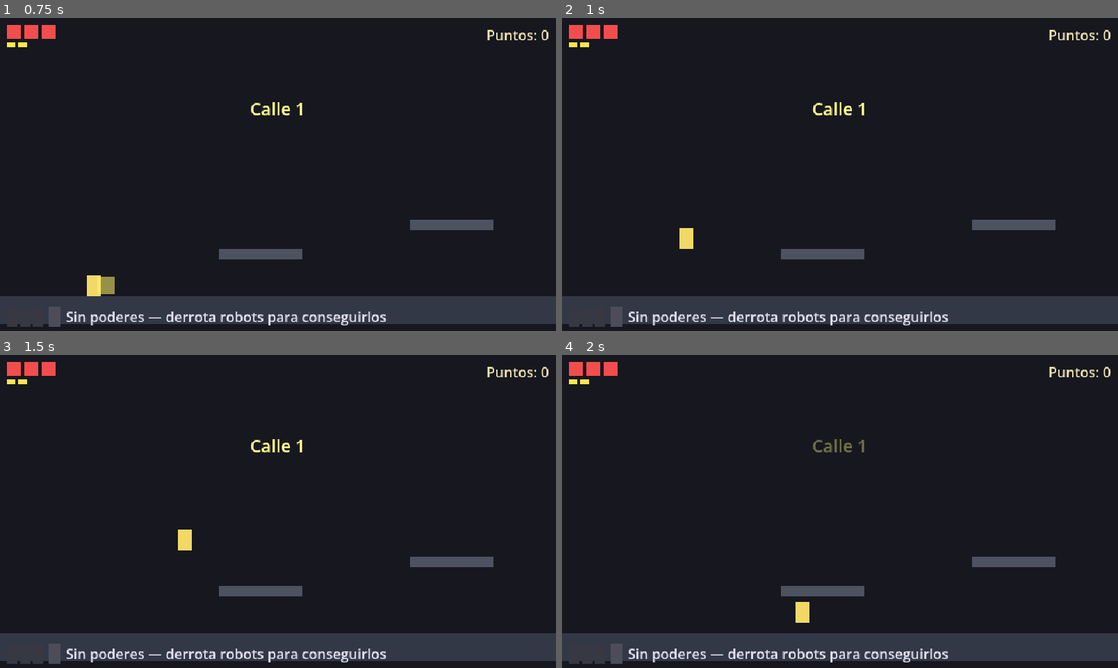
Above: before the commit, frames 1-4 (two rows, left to right).
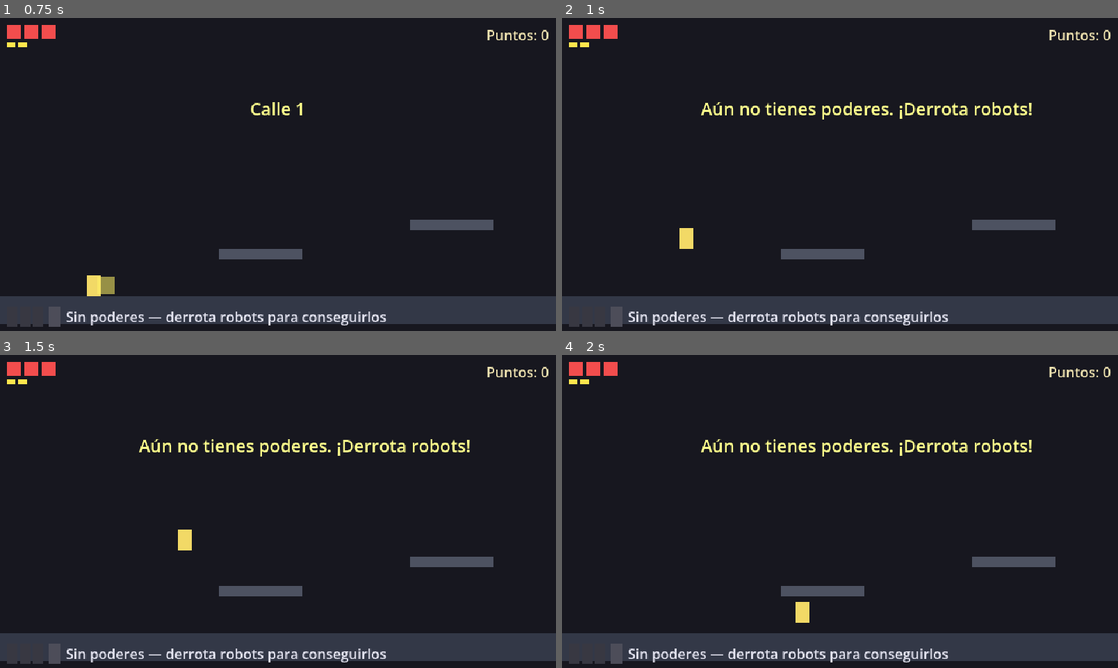
Above: after the commit, the same moments.

Repository: victor-UTR/mundos-de-poder
Game: Godot game, scene res://scenes/Boot.tscn
Two runs of this game, one before a commit and one after it. Both use one fixed random seed, a clock stepped at 60 frames per second and the inputs below.
Inputs:
- Up to frame 1 (0.75 s): tap Enter at 0.5 s; hold D (move_right) from 0.53 s (still down); tap J (attack) at 0.6 s
- Up to frame 2 (1 s): keep holding D (move_right); tap Space (jump) at 0.77 s; tap Tab (cycle_power, bound only after the commit) at 0.8 s
- Up to frame 3 (1.5 s): keep holding D (move_right); tap Space (jump) at 1.07 s; tap Tab (cycle_power, bound only after the commit) at 1.35 s
- Up to frame 4 (2 s): keep holding D (move_right); tap Space (jump) at 1.52, 1.82 s; tap E (interact) at 1.55 s

Frame 1 is identical in both runs. In frame 2, 1.1% of the frame differs, in the area x 25-85%, y 26-33%; in frame 3, 1.1%; in frame 4, 1.1%.

Commit message:
fix: TAB no cambiaba de poder, estaba mapeado a F1
cycle_power tenia physical_keycode 4194332, que es KEY_F1, no KEY_TAB
(4194306). Las teclas especiales de Godot 4 empiezan en 4194304 y el
numero se escogio mal; el commit anterior que decia arreglar TAB no lo
arreglo.

Es la causa de que el Escudo pareciera no activarse nunca: al matar la
Torreta el poder si entra en la mochila, pero active_power solo cambia
por su cuenta cuando no habia ninguno, asi que hacia falta TAB para pasar
a el, y TAB no respondia.

Se anade al smoke test la comprobacion del InputMap completo contra las
teclas que promete el README, usando las constantes KEY_* en vez de
numeros magicos. Verificado que el test falla si se reintroduce el error:
'cycle_power' deberia responder a Tab pero esta en [F1].

79 comprobaciones.

Diff:
--- a/project.godot
+++ b/project.godot
@@ -72,7 +72,7 @@
 }
 cycle_power={
 "deadzone": 0.5,
-"events": [Object(InputEventKey,"resource_local_to_scene":fa …(145 unchanged characters)… lse,"keycode":0,"physical_keycode":4194332,"key_label":0,"unicode":0,"location":0,"echo":false,"script":null)
+"events": [Object(InputEventKey,"resource_local_to_scene":fa …(145 unchanged characters)… lse,"keycode":0,"physical_keycode":4194306,"key_label":0,"unicode":0,"location":0,"echo":false,"script":null)
 ]
 }
 power_1={
--- a/tests/SmokeTest.gd
+++ b/tests/SmokeTest.gd
@@ -18,9 +18,31 @@
 var _had_save: bool = false
 
 
+## Teclas que promete el README. Se comparan contra el InputMap real usando
+## las constantes KEY_* en vez de números: `cycle_power` estuvo asignado a
+## 4194332 (F1) creyendo que era TAB (4194306), y no se notó hasta que el
+## primer probador dijo que no podía cambiar de poder.
+const EXPECTED_KEYS := {
+	"move_left": [KEY_A, KEY_LEFT],
+	"move_right": [KEY_D, KEY_RIGHT],
+	"jump": [KEY_SPACE, KEY_UP],
+	"attack": [KEY_J],
+	"use_power": [KEY_Q],
+	"interact": [KEY_E],
+	"cycle_power": [KEY_TAB],
+	"power_1": [KEY_1],
+	"power_2": [KEY_2],
+	"power_3": [KEY_3],
+	"inventory": [KEY_I],
+}
+
+
 func _ready() -> void:
 	await get_tree().process_frame
 	_backup_save()
+
+	# 0) Las teclas son las que dice la documentación.
+	_check_input_map()
 
 	# 1) Todas las pantallas cargan e informan de sus marcadores.
 	var spawns_by_screen := {}
@@ -51,6 +73,30 @@
 
 	_restore_save()
 	_report()
+
+
+func _check_input_map() -> void:
+	for action in EXPECTED_KEYS:
+		if not InputMap.has_action(action):
+			_fail("Falta la acción de entrada '%s'" % action)
+			continue
+		var actual: Array = []
+		for ev in InputMap.action_get_events(action):
+			if ev is InputEventKey:
+				actual.append(ev.physical_keycode)
+		for expected_key in EXPECTED_KEYS[action]:
+			_ok(expected_key in actual,
+				"'%s' deberia responder a %s pero está en [%s]" % [
+					action,
+					OS.get_keycode_string(expected_key),
+					_keycode_names(actual)])
+
+
+func _keycode_names(codes: Array) -> String:
+	var names := []
+	for c in codes:
+		names.append(OS.get_keycode_string(c))
+	return ", ".join(names)
 
 
 func _backup_save() -> void:
